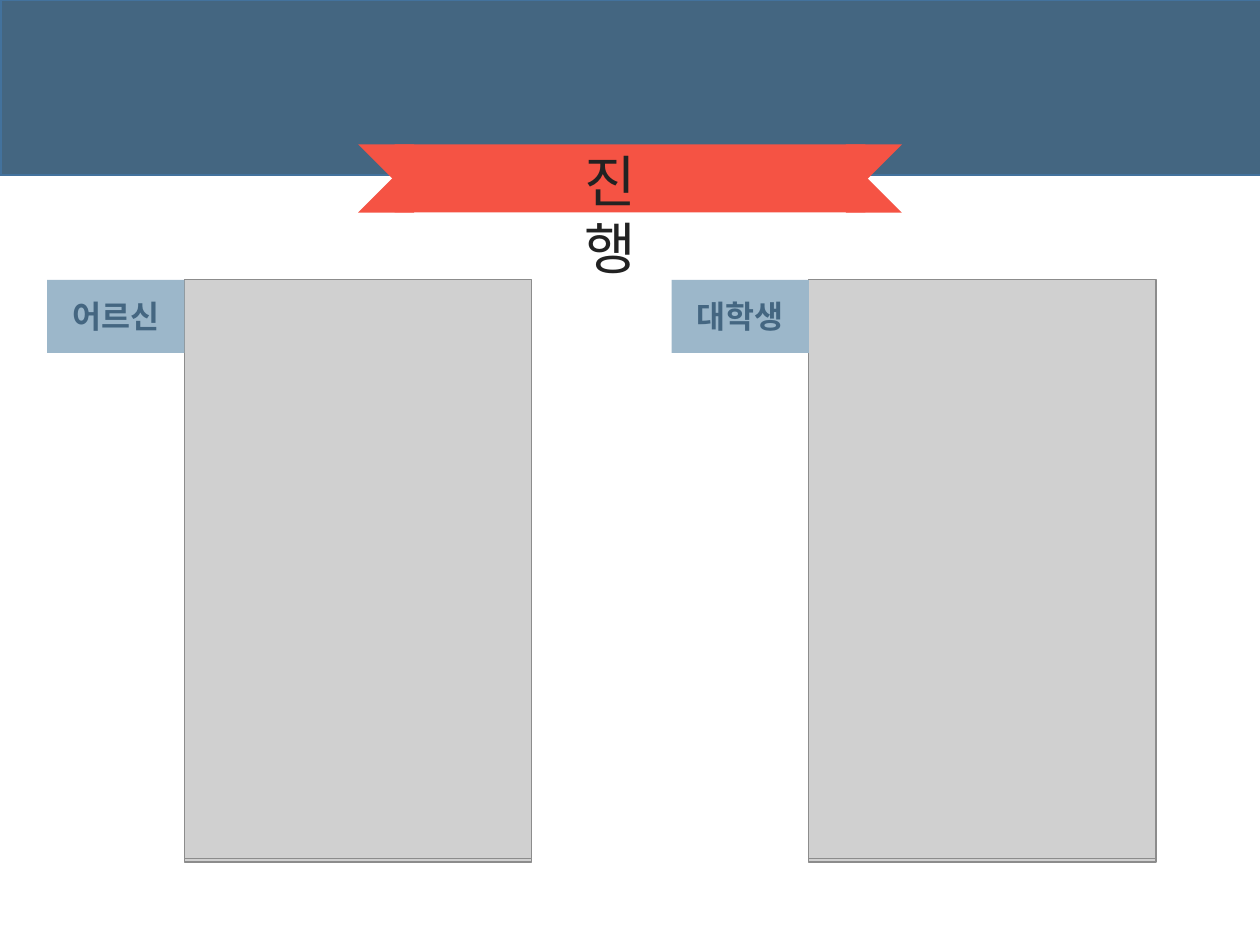
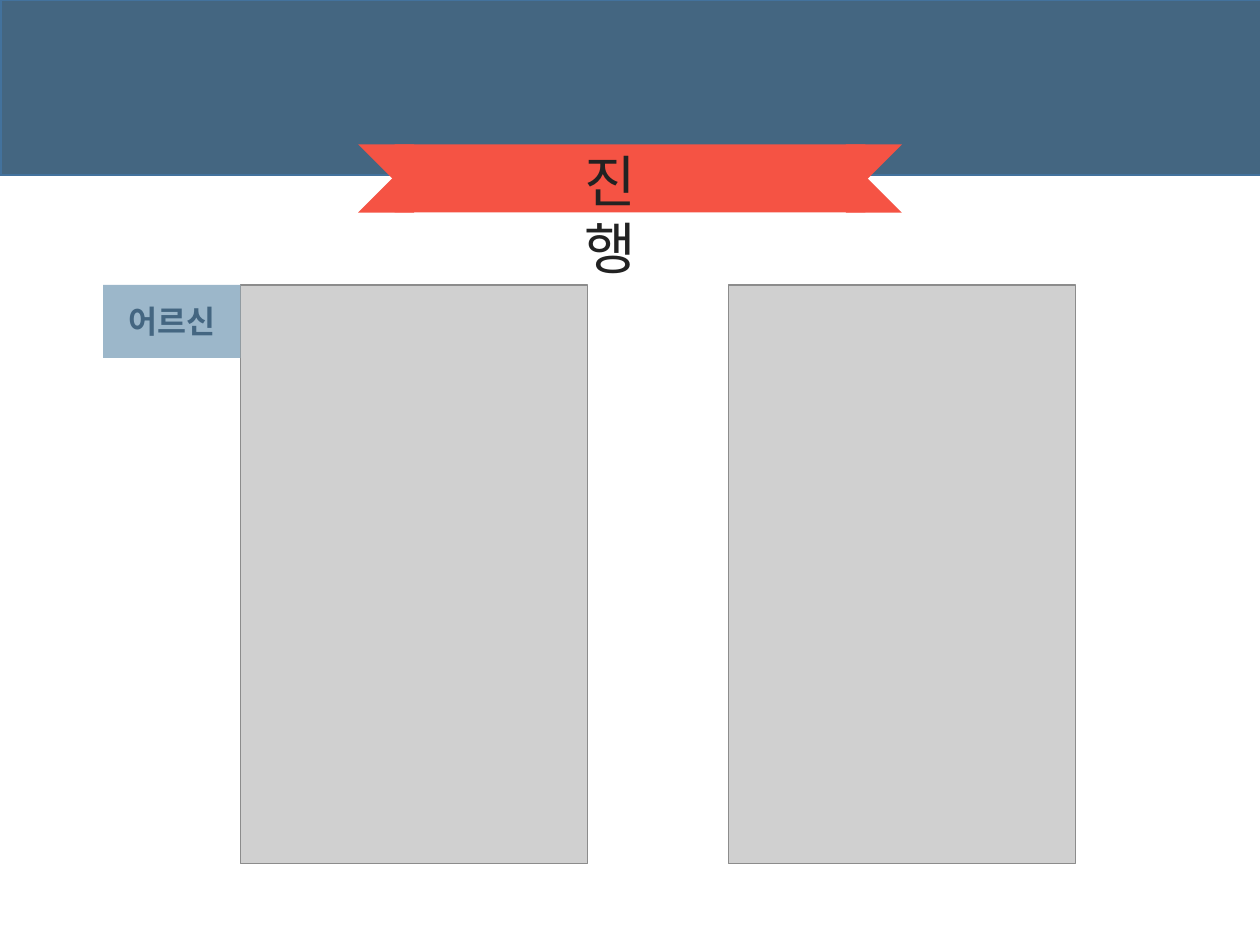
Before and after one commit to JeonHuiJae/FIX, a slide deck: slide 6 of FIX.pptx. Drawn at 1260x945 pixels with LibreOffice and Linux fonts; fonts in the diff are those of the drawing; grey boxes stand for pictures. Boxes give left, top, right and bottom in pixels: in the first picture for what was removed or moved away, otherwise in the second. Text is boxed around its words. In the diff, an @@ line names an element or a change of style, - is before the commit and + after.

```diff
--- a/FIX.pptx
+++ b/FIX.pptx
@@ rectangle "어르신": place and size @@
-rectangle "어르신" at [48,280,185,353]
+rectangle "어르신" at [103,285,241,358]
@@ picture: place and size @@
-picture at [184,284,532,862]
+picture at [241,285,588,863]
@@ rectangle removed at [672,280,809,353] @@
-대학생
@@ picture: place and size @@
-picture at [184,280,532,858]
+picture at [728,285,1076,863]
@@ picture removed at [809,284,1157,862] @@
@@ picture removed at [809,280,1157,858] @@
```
Also in this commit, not shown: 2 other slides changed, 1 other file.
